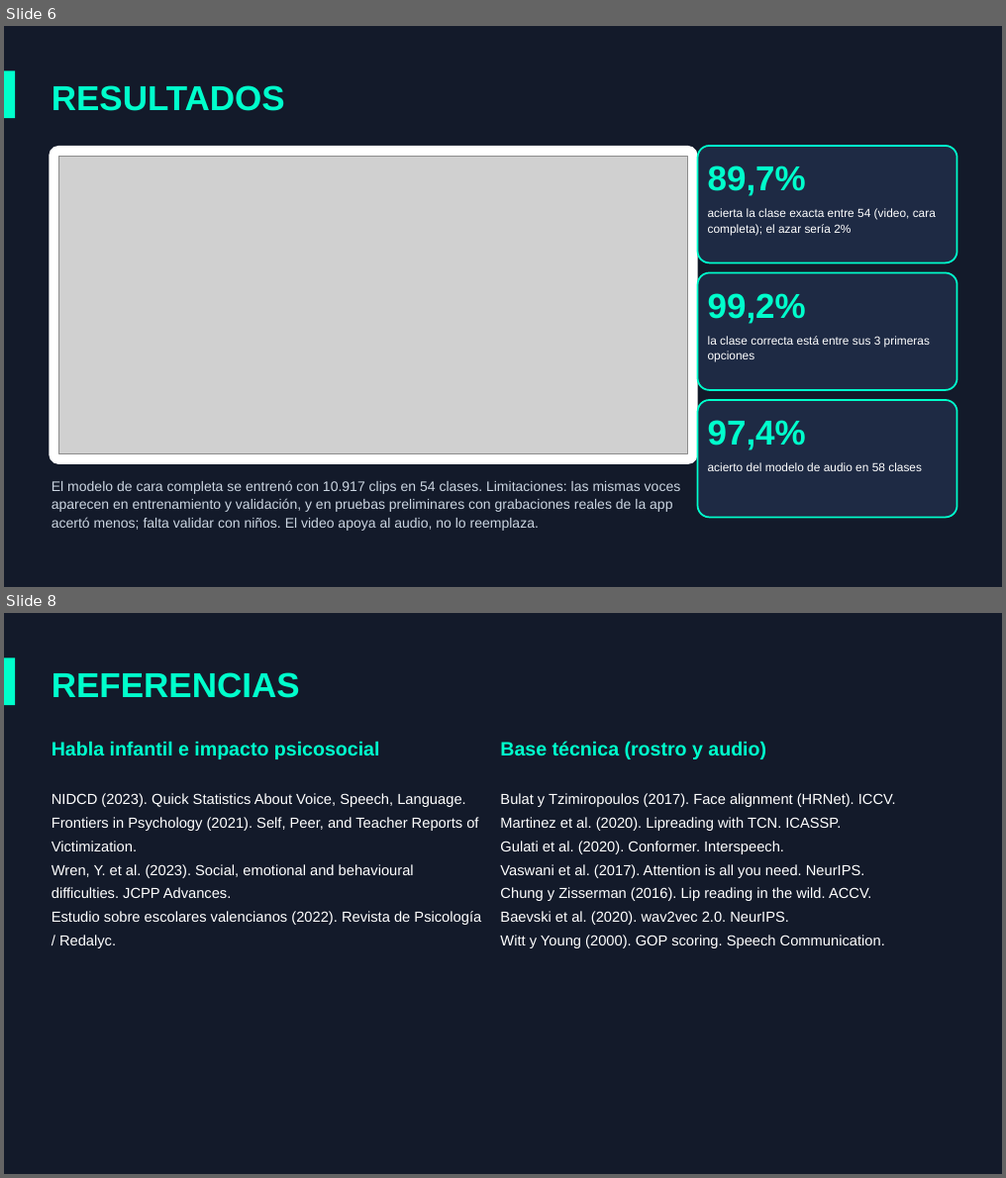
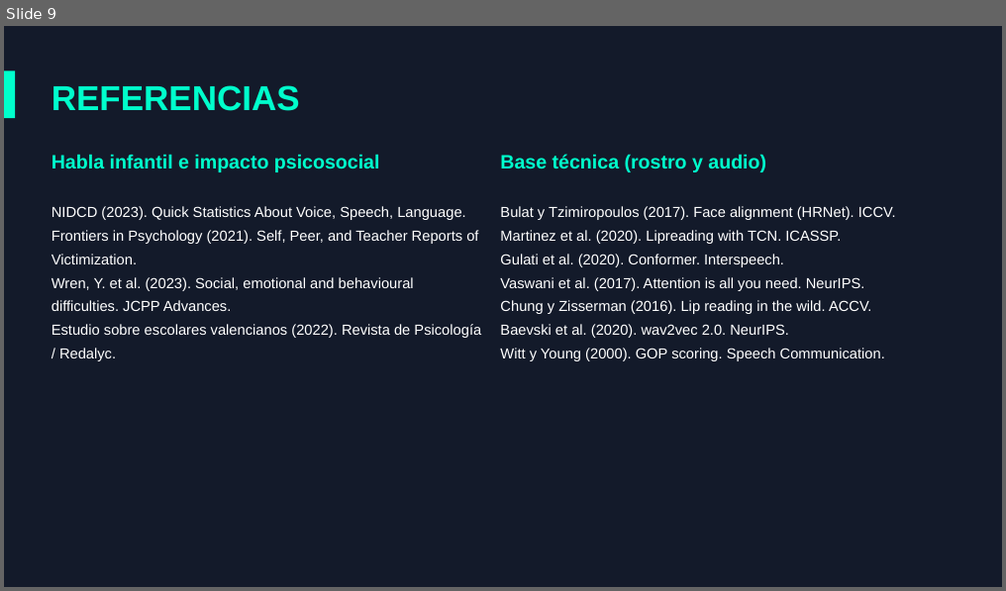
Before and after one commit to David-Code404/FonoKids, a slide deck: documentacion/presentacion/FonoKids - IA para la pronunciación infantil.pptx. Shown one above the other, each under a label of ours: slides 6 and 8 before the commit, slide 9 after it; the slides between them are not shown. The pictures are 1006x1178 and 1006x591 pixels, drawn with LibreOffice and Linux fonts; fonts in the diff are those of the drawing; grey boxes stand for pictures. Boxes give left, top, right and bottom in pixels: in the first picture for what was removed or moved away, otherwise in the second. Text is boxed around its words. In the diff, an @@ line names an element or a change of style, - is before the commit and + after.

```diff
--- a/documentacion/presentacion/FonoKids - IA para la pronunciación infantil.pptx
+++ b/documentacion/presentacion/FonoKids - IA para la pronunciación infantil.pptx
@@ slide 6 removed at <box>4,26,1002,587</box>, background #131A2A @@
@@ rectangle removed at <box>4,71,15,118</box> @@
@@ text removed at <box>52,85,285,111</box> @@
-RESULTADOS
@@ rounded rectangle removed at <box>49,146,698,465</box> @@
@@ picture removed at <box>58,156,687,454</box> @@
@@ rounded rectangle removed at <box>698,146,957,263</box> @@
@@ text removed at <box>708,166,806,196</box> @@
-89,7%
@@ text removed at <box>708,208,936,236</box> @@
-acierta la clase exacta entre 54 (video, cara completa); el azar sería 2%
@@ rounded rectangle removed at <box>698,273,957,390</box> @@
@@ text removed at <box>708,293,806,324</box> @@
-99,2%
@@ text removed at <box>708,336,930,363</box> @@
-la clase correcta está entre sus 3 primeras opciones
@@ rounded rectangle removed at <box>698,400,957,517</box> @@
@@ text removed at <box>708,420,806,451</box> @@
-97,4%
@@ text removed at <box>708,463,922,472</box> @@
-acierto del modelo de audio en 58 clases
@@ text removed at <box>52,480,681,531</box> @@
-El modelo de cara completa se entrenó con 10.917 clips en 54 clases. Limitaciones: las mismas voces aparecen en entrenamiento y validación, y en pruebas preliminares con grabaciones reales de la app acertó menos; falta validar con niños. El video apoya al audio, no lo reemplaza.
@@ what was slide 8 is now slide 9 @@
```
Also in this commit, not shown: 6 slides changed, 2 slides added.
